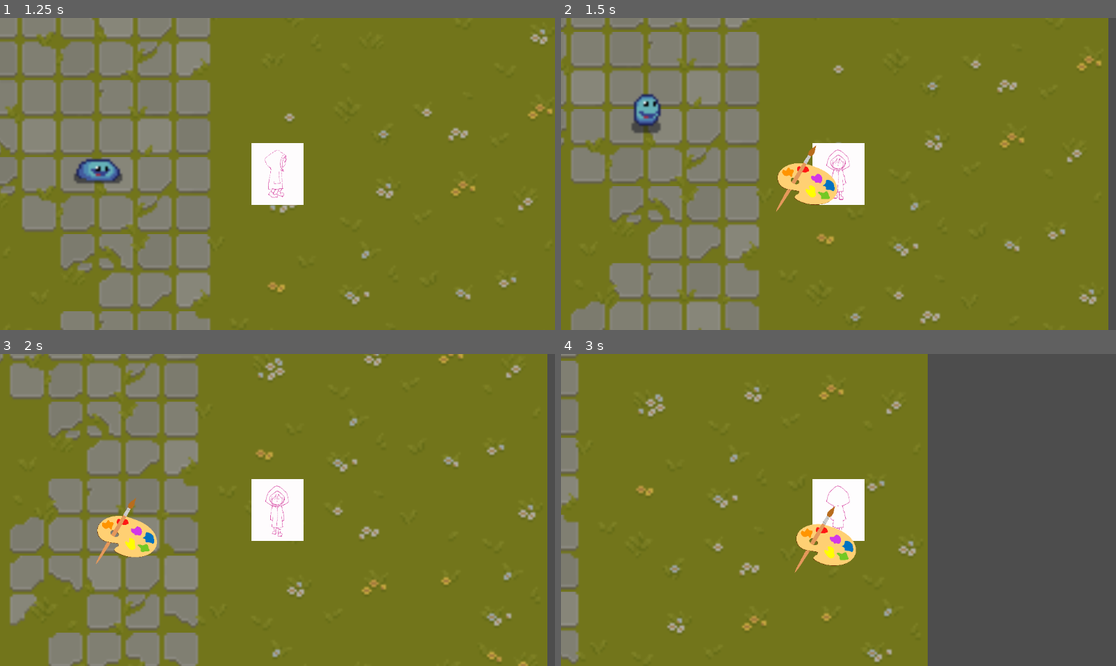
Above: before the commit, frames 1-4 (two rows, left to right).
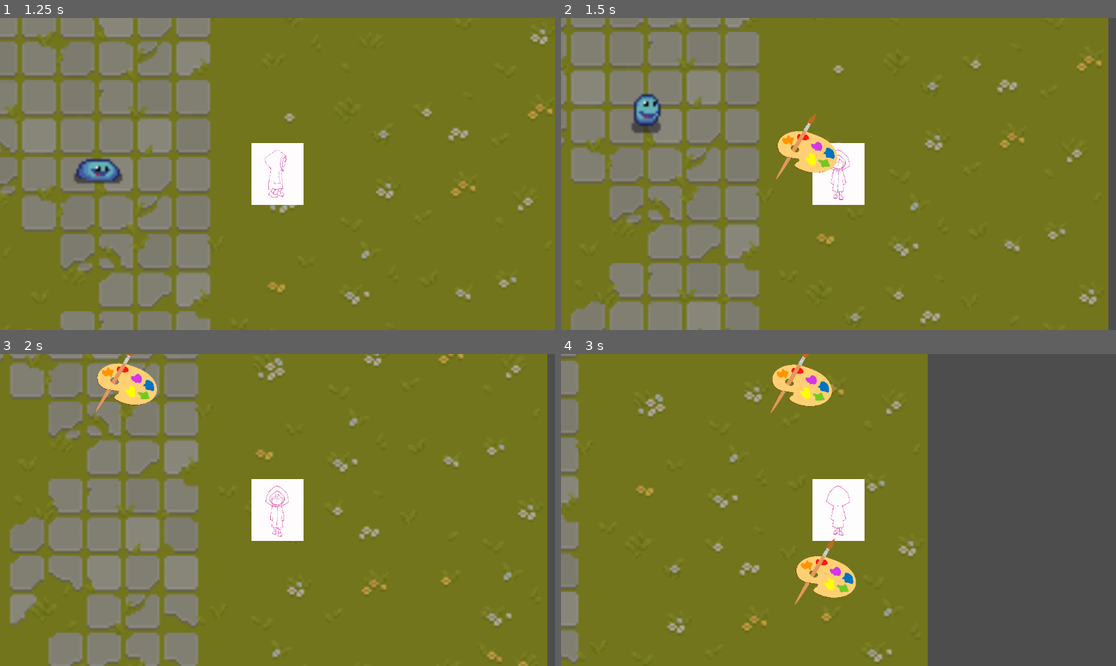
Above: after the commit, the same moments.

Repository: JMSVY-Super-Cool-Group-14/Dye-Chromatic
Game: Godot game, scene res://scenes/game.tscn
Same seed, same stepped clock (60 frames per second), same inputs: the game is played once before the commit and once after it.
Inputs (mouse positions are in pixels of both pictures, inside the frame that each line leads up to):
- Up to frame 1 (1.25 s): move the mouse to (399, 158) at 0.52 s; hold D (move_right) from 0.53 s (still down); hold Space (ranged_attack) from 0.53 s (still down)
- Up to frame 2 (1.5 s): move the mouse to (727, 189) at 1.27 s; release D (move_right) at 1.28 s; release Space (ranged_attack) at 1.28 s; hold S (move_down) from 1.28 s (still down); tap Space (ranged_attack) at 1.35 s
- Up to frame 3 (2 s): keep holding S (move_down)
- Up to frame 4 (3 s): move the mouse to (894, 441) at 2.02 s; release S (move_down) at 2.03 s; hold D (move_right) 2.03-2.78 s; hold Space (ranged_attack) 2.03-2.78 s; move the mouse to (810, 572) at 2.77 s; hold W (move_up) from 2.78 s (still down); tap Space (ranged_attack) at 2.85 s

Frame 1 is identical in both runs. In frame 2, 2.0% of the frame differs, in the area x 38-50%, y 30-63%; in frame 3, 2.2%; in frame 4, 3.1%, in the area x 37-54%, y 0-81%.

Commit message:
fix projectile movement bug
projectiles' movement would follow the player. Fixed bug so that now they move independently of the player's movement.

Diff:
--- a/src/scripts/Projectile.gd
+++ b/src/scripts/Projectile.gd
@@ -1,24 +1,30 @@
 extends Area2D
 
-var velocity = Vector2.ZERO
+var projectile_velocity = Vector2.ZERO
 var speed = 100
 var range = 100
 var start_pos = Vector2.ZERO
 var damage = 50
+var pos
 
 # Called when the node enters the scene tree for the first time.
 func _ready():
 	start_pos = global_position
+	pos = start_pos
 
 
 # Called every frame. 'delta' is the elapsed time since the previous frame.
 func _process(delta: float):
-	global_position += velocity * delta
+	pos += projectile_velocity * delta
+	# Can't iterate global_position because
+	# it also iterates with the player's position.
+	# This allows projectiles movement to be independent
+	global_position = pos
 	if (global_position.distance_to(start_pos) > range):
 		queue_free()
 
 func set_direction(direction: Vector2):
-	velocity = direction.normalized() * speed
+	projectile_velocity = direction.normalized() * speed
 
 func _on_body_entered(body):
 
